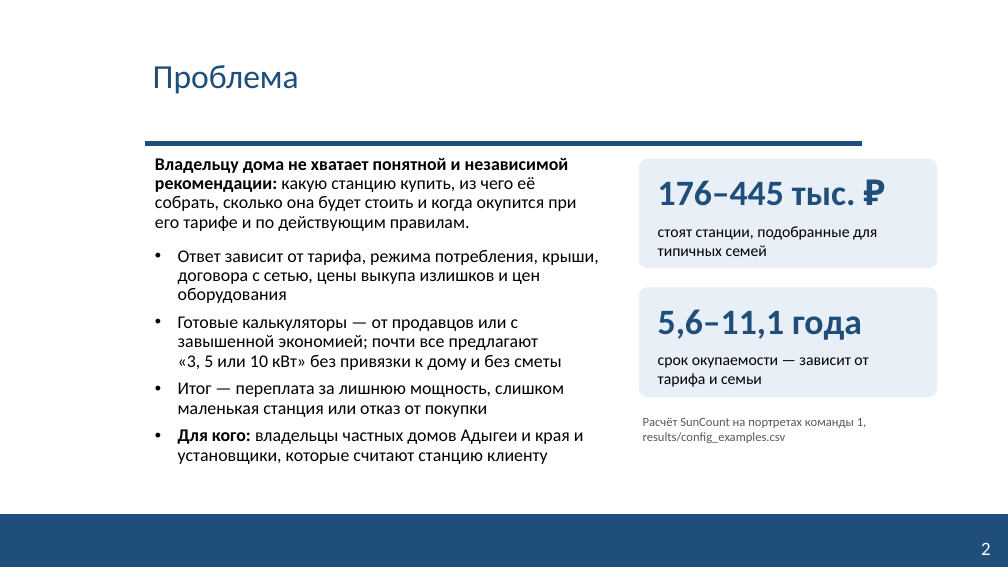
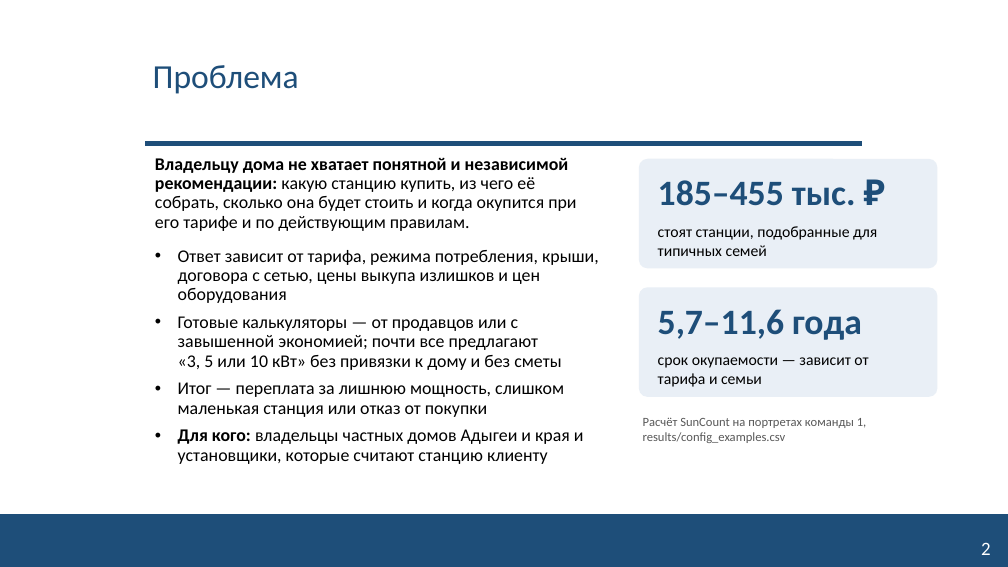
Before and after one commit to NeK0ban/SunCount, a slide deck: slide 2 of reports/SunCount_interim_talk.pptx. Drawn at 1008x567 pixels with LibreOffice and Linux fonts; fonts in the diff are those of the drawing; background and template pictures are left out. Boxes give left, top, right and bottom in pixels: in the first picture for what was removed or moved away, otherwise in the second. Text is boxed around its words. In the diff, an @@ line names an element or a change of style, - is before the commit and + after.

```diff
--- a/reports/SunCount_interim_talk.pptx
+++ b/reports/SunCount_interim_talk.pptx
@@ text at box(658, 180, 856, 206): text changed @@
-176–445 тыс. ₽
+185–455 тыс. ₽
@@ text at box(658, 309, 862, 340): text changed @@
-5,6–11,1 года
+5,7–11,6 года
```
Also in this commit, not shown: 3 other slides changed, 22 other files.
